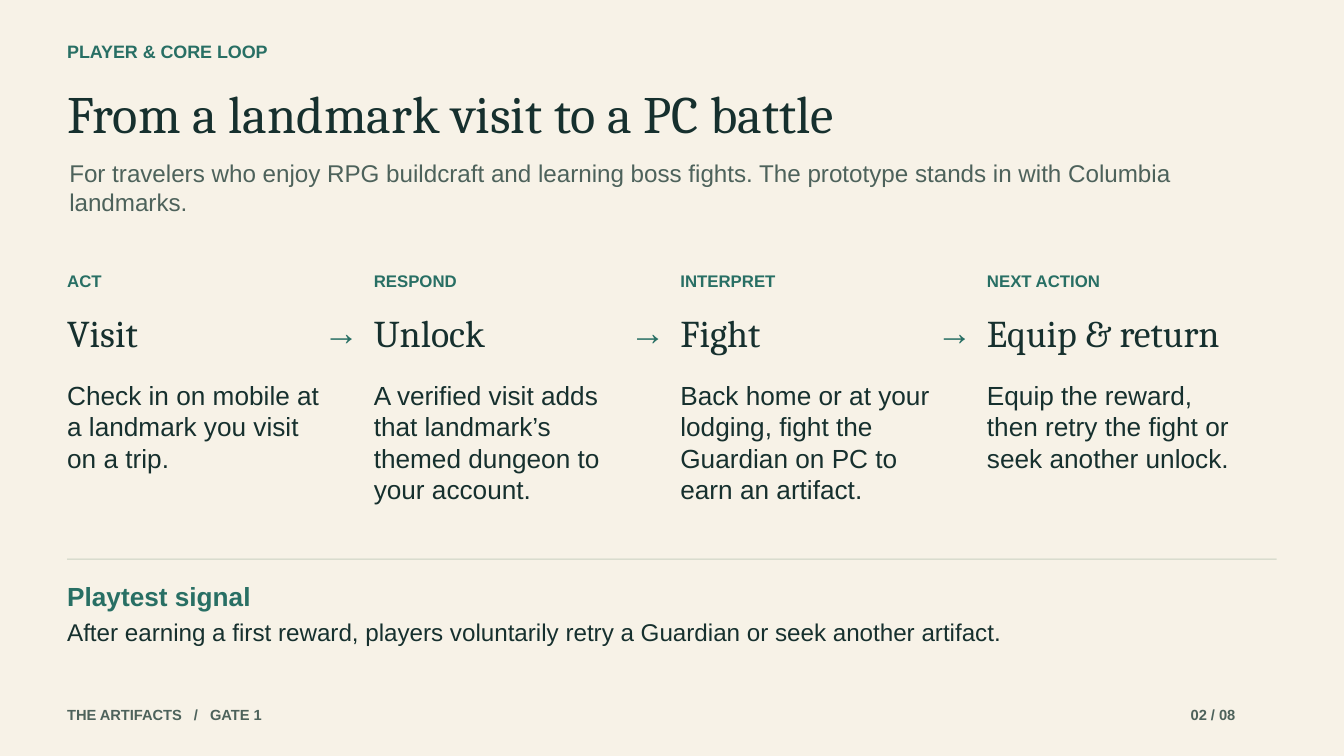
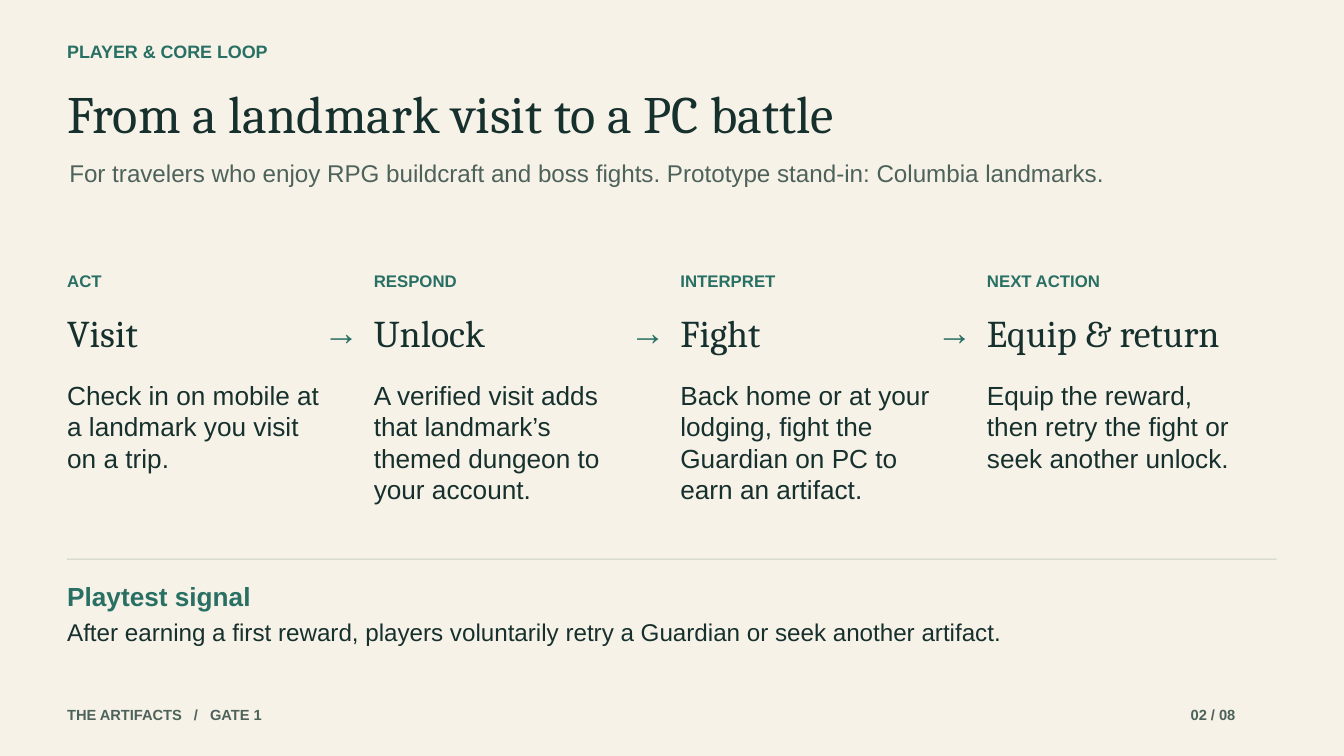
Before and after one commit to SM5858/the-artifacts, a slide deck: slide 2 of deck/The Artifacts - G1.pptx. Drawn at 1344x756 pixels with LibreOffice and Linux fonts; fonts in the diff are those of the drawing. Boxes give left, top, right and bottom in pixels: in the first picture for what was removed or moved away, otherwise in the second. Text is boxed around its words. In the diff, an @@ line names an element or a change of style, - is before the commit and + after.

```diff
--- a/deck/The Artifacts - G1.pptx
+++ b/deck/The Artifacts - G1.pptx
@@ text at box(69, 164, 1103, 187): text changed @@
-For travelers who enjoy RPG buildcraft and learning boss fights. The prototype stands in with Columbia landmarks.
+For travelers who enjoy RPG buildcraft and boss fights. Prototype stand-in: Columbia landmarks.
```
Also in this commit, not shown: 1 other slide changed, 2 other files.
